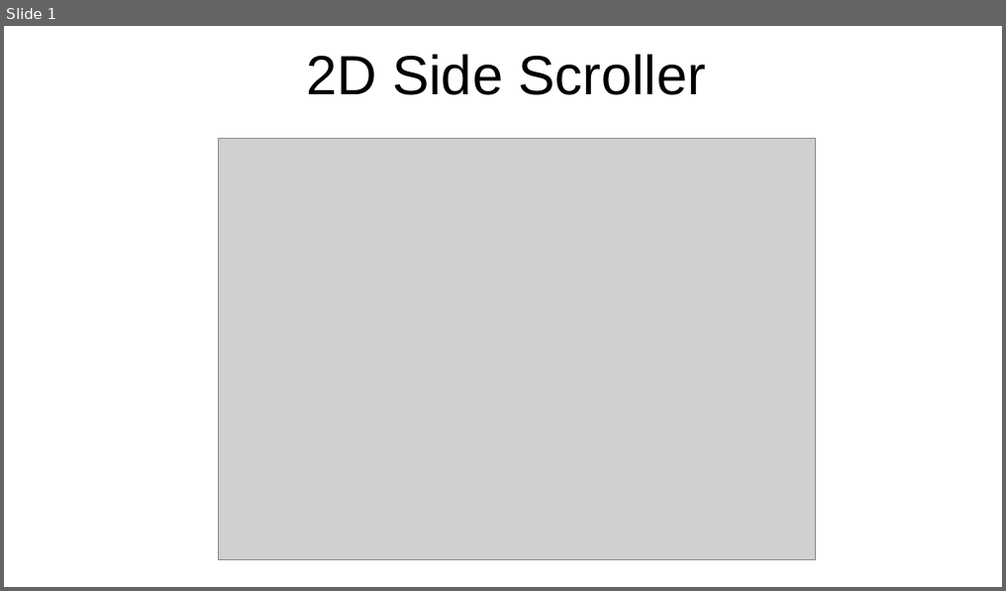
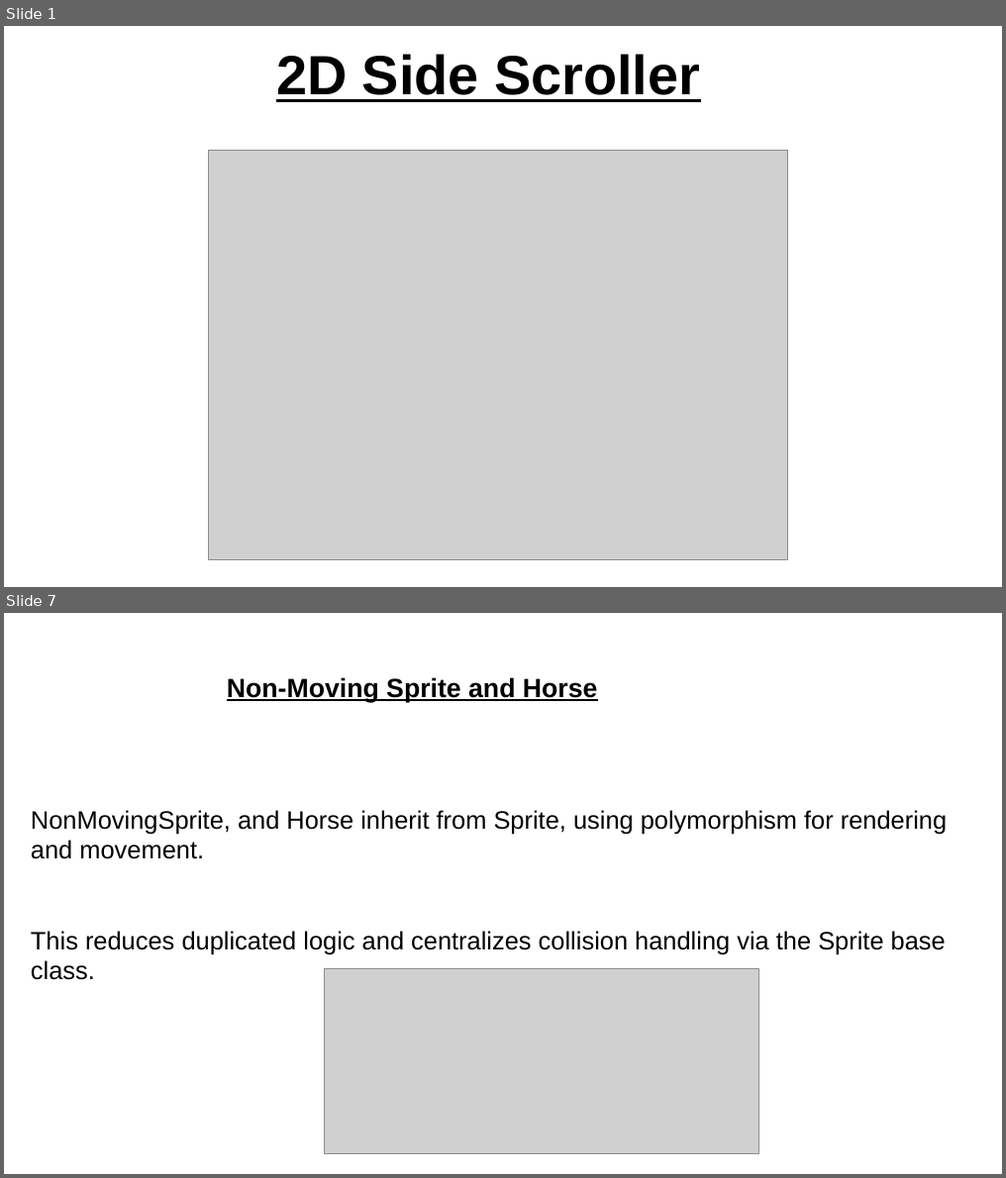
Before and after one commit to tellmon/2D-side-scroller, a slide deck: powerPoint.odp. Shown one above the other, each under a label of ours: slide 1 before the commit, slides 1 and 7 after it; the slides between them are not shown. The pictures are 1006x591 and 1006x1178 pixels, drawn with LibreOffice and Linux fonts; fonts in the diff are those of the drawing; grey boxes stand for pictures. Boxes give left, top, right and bottom in pixels: in the first picture for what was removed or moved away, otherwise in the second. Text is boxed around its words. In the diff, an @@ line names an element or a change of style, - is before the commit and + after.

```diff
--- a/powerPoint.odp
+++ b/powerPoint.odp
@@ slide 7 added at [4,613,1002,1174], background #FFFFFF @@
@@ text added at [227,677,598,702], 21 pt, text #000000, bold, underline @@
+Non-Moving Sprite and Horse
@@ text added at [31,810,946,980], 20 pt, text #000000 @@
+NonMovingSprite, and Horse inherit from Sprite, using polymorphism for rendering and movement.
+This reduces duplicated logic and centralizes collision handling via the Sprite base class.
@@ picture added at [325,969,758,1155] @@
@@ slide 1 changed as well @@
@@ title "2D Side Scroller": place and size @@
-title "2D Side Scroller" at [307,54,706,95]
+title "2D Side Scroller" at [276,54,700,102]
@@ title "2D Side Scroller" at [276,54,700,102]: bold on, underline on @@
@@ picture: place and size @@
-picture at [218,138,816,561]
+picture at [209,151,788,561]
```
Also in this commit, not shown: 1 other slide changed, 6 other slides added, 6 slides removed, 2 other files.
